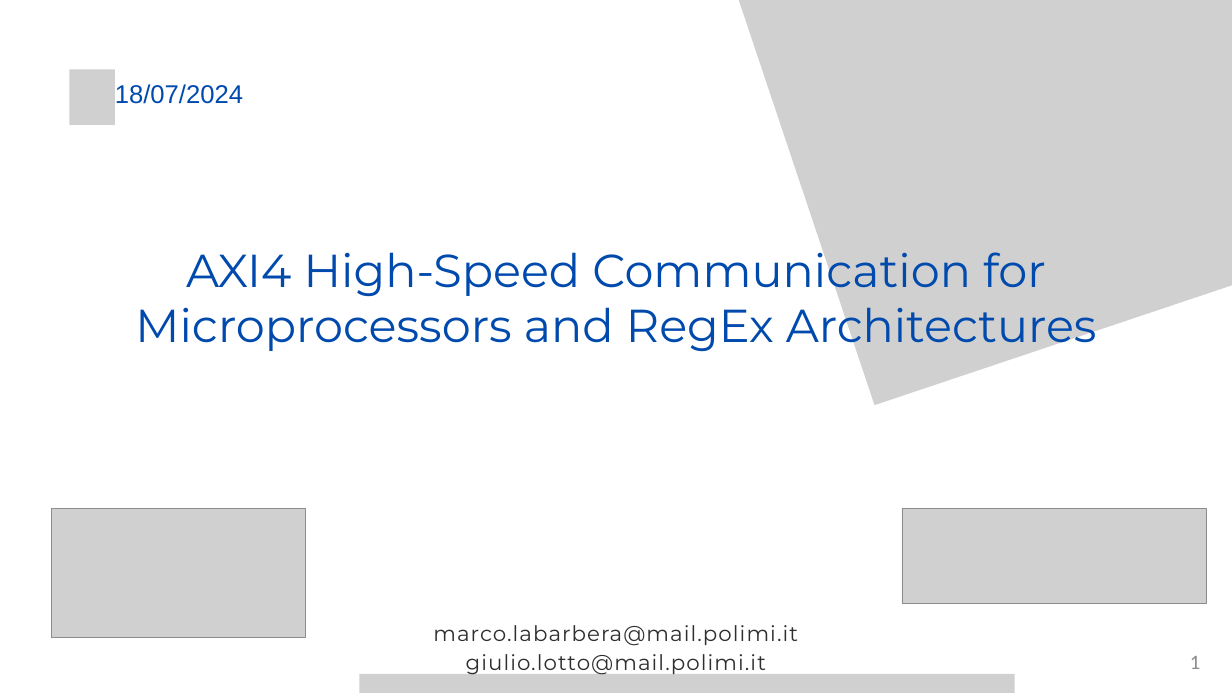
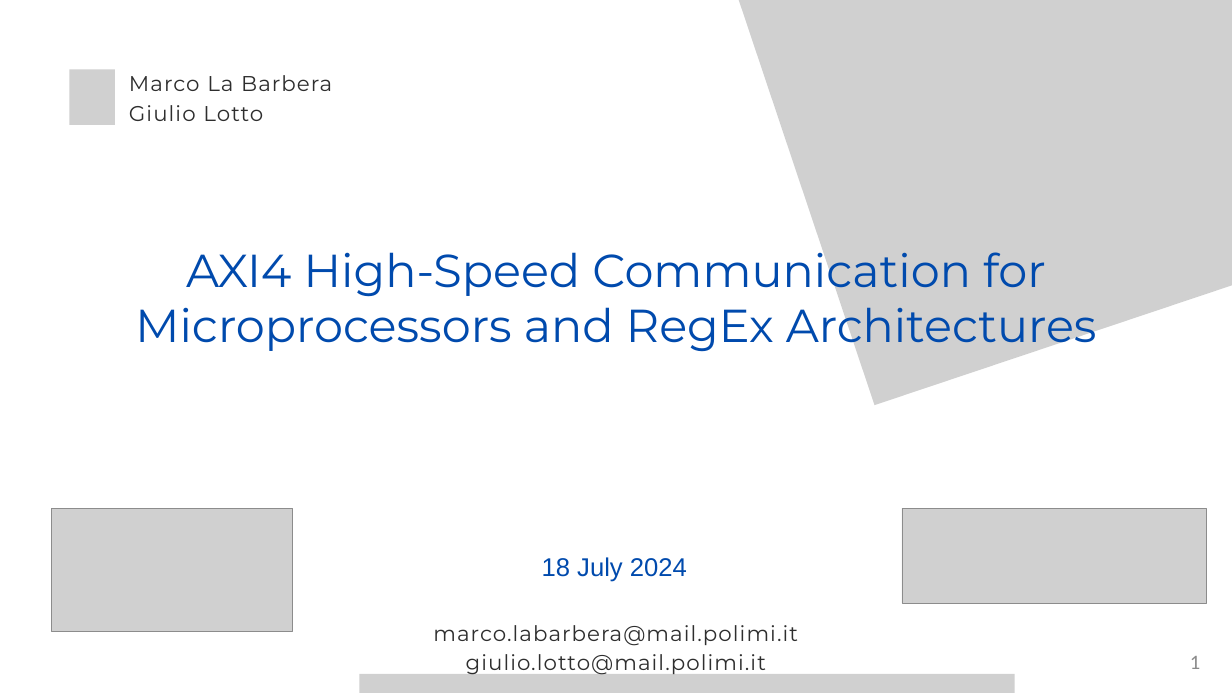
Before and after one commit to Marcolbr2001/ACA_PROJECT, a slide deck: slide 1 of ASH_ACA_PWP.pptx. Drawn at 1232x693 pixels with LibreOffice and Linux fonts; fonts in the diff are those of the drawing; grey boxes stand for pictures. Boxes give left, top, right and bottom in pixels: in the first picture for what was removed or moved away, otherwise in the second. Text is boxed around its words. In the diff, an @@ line names an element or a change of style, - is before the commit and + after.

```diff
--- a/ASH_ACA_PWP.pptx
+++ b/ASH_ACA_PWP.pptx
@@ text added at (129,75,332,121), 25 pt, text #2E2E2E @@
+Marco La Barbera
+Giulio Lotto
@@ picture: place and size @@
-picture at (51,508,305,638)
+picture at (51,508,293,631)
@@ text at (542,557,687,582): text changed @@
-18/07/2024
+18 July 2024
```
Also in this commit, not shown: 12 other slides changed, 2 slides added, 16 slides removed.
